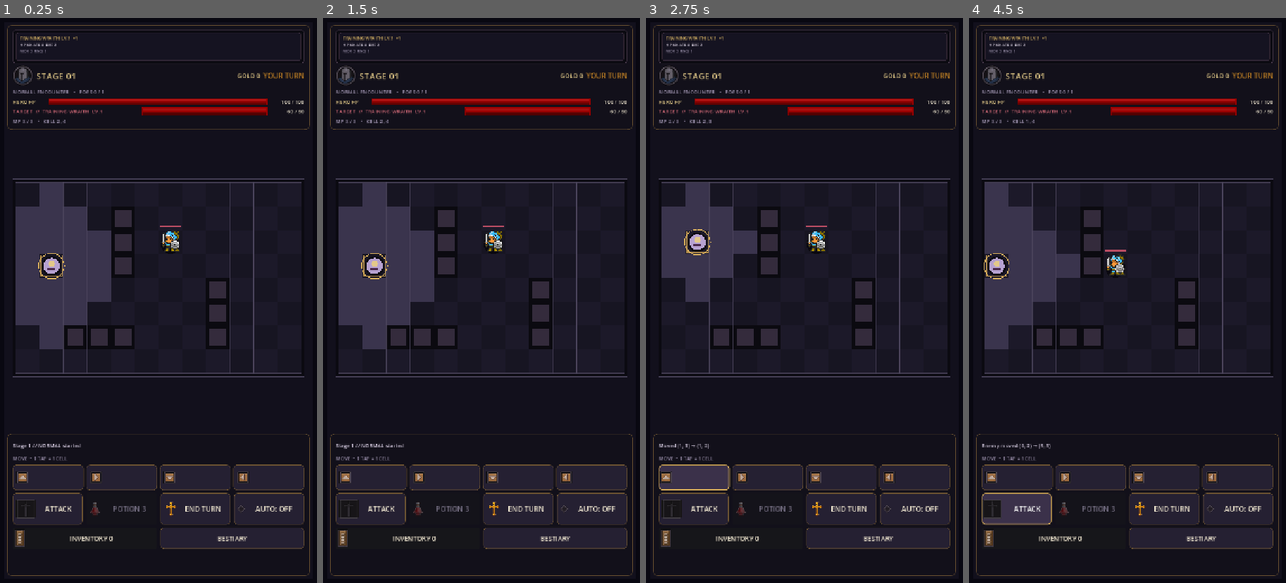
Above: before the commit, frames 1-4 (left to right).
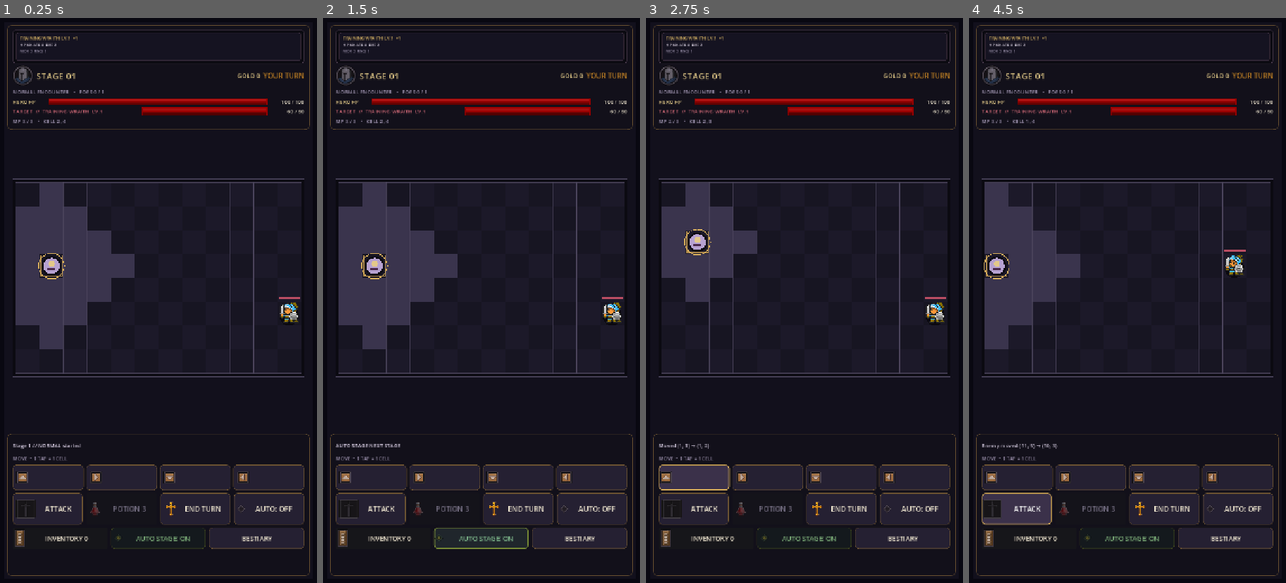
Above: after the commit, the same moments.

Repository: 0xyu/darktest
Game: Godot game, scene res://scenes/world/Main.tscn
Two runs of this game, one before a commit and one after it. Both use one fixed random seed, a clock stepped at 60 frames per second and the inputs below.
Inputs (mouse positions are in pixels of both pictures, inside the frame that each line leads up to):
- Up to frame 1 (0.25 s): no input
- Up to frame 2 (1.5 s): click (481, 537) at 0.5 s, where only the run after the commit has a clickable "AUTO STAGE: ON"; click (481, 537) at 1.25 s, where only the run after the commit has a clickable "AUTO STAGE: OFF"
- Up to frame 3 (2.75 s): click (693, 475) at 2 s
- Up to frame 4 (4.5 s): click (1089, 475) at 2.75 s; click (1165, 475) at 3.5 s; click "ATTACK" at 4.25 s

The runs differ from the first frame. In frame 1, 2.1% of the frame differs, in the area x 14-95%, y 33-94%; in frame 2, 2.3%, in the area x 4-95%, y 33-94%; in frame 3, 2.1%; in frame 4, 2.2%.

Commit message:
auto next stage

Diff:
--- a/scenes/ui/MobileCombatHUD.tscn
+++ b/scenes/ui/MobileCombatHUD.tscn
@@ -543,6 +543,20 @@
 icon = ExtResource("16_inventory")
 text = "INVENTORY 0"
 
+[node name="AutoStageButton" type="Button" parent="Root/BottomPanel/Margin/Content/UtilityRow"]
+unique_name_in_owner = true
+layout_mode = 2
+size_flags_horizontal = 3
+custom_minimum_size = Vector2(0, 48)
+theme_override_colors/font_color = Color(0.941, 0.906, 0.82, 1)
+theme_override_colors/font_disabled_color = Color(0.459, 0.435, 0.514, 1)
+theme_override_font_sizes/font_size = 15
+theme_override_styles/normal = SubResource("StyleButton")
+theme_override_styles/hover = SubResource("StyleButtonHover")
+theme_override_styles/pressed = SubResource("StyleButtonPressed")
+icon = ExtResource("17_auto_off")
+text = "AUTO STAGE: OFF"
+
 [node name="BestiaryButton" type="Button" parent="Root/BottomPanel/Margin/Content/UtilityRow"]
 unique_name_in_owner = true
 layout_mode = 2
--- a/scripts/systems/auto_combat_controller.gd
+++ b/scripts/systems/auto_combat_controller.gd
@@ -6,6 +6,7 @@
 ## next automatic decision is made.
 signal auto_mode_changed(enabled: bool)
 signal auto_action_taken(description: String)
+signal auto_stage_changed(enabled: bool)
 
 @export var player_path: NodePath = NodePath("../Player")
 @export var turn_manager_path: NodePath = NodePath("../TurnManager")
@@ -15,6 +16,10 @@
 @export var use_healing_items: bool = true
 @export_range(0.05, 0.95, 0.05) var healing_item_threshold: float = 0.35
 @export_range(0.01, 2.0, 0.01) var action_delay_seconds: float = 0.05
+
+## When true, AUTO advances to the next stage on victory. When false, AUTO
+## stays on the cleared stage and refreshes its enemies for repeat farming.
+var auto_stage_enabled: bool = true
 
 var _player: PlayerController
 var _turn_manager: TurnManager
@@ -75,6 +80,21 @@
 	set_auto_enabled(false)
 
 
+func set_auto_stage_enabled(enabled: bool) -> void:
+	if auto_stage_enabled == enabled:
+		return
+	auto_stage_enabled = enabled
+	auto_stage_changed.emit(auto_stage_enabled)
+
+
+func is_auto_stage_enabled() -> bool:
+	return auto_stage_enabled
+
+
+func toggle_auto_stage() -> void:
+	set_auto_stage_enabled(not auto_stage_enabled)
+
+
 func _resolve_dependencies() -> void:
 	if _player == null:
 		_player = get_node_or_null(player_path) as PlayerController
@@ -136,21 +156,27 @@
 		return
 	if _turn_manager == null or _turn_manager.get_phase() != TurnState.VICTORY:
 		return
-	if _stage_manager == null or not _stage_manager.start_next_stage():
+	if _stage_manager == null:
+		return
+	var stage_started: bool
+	if auto_stage_enabled:
+		stage_started = _stage_manager.start_next_stage()
+	else:
+		stage_started = _stage_manager.initialize_stage(_stage_manager.stage_state.stage_number)
+	if not stage_started:
 		stop_auto()
 		auto_action_taken.emit("AUTO stopped: next stage could not start")
 
 
 func _on_combat_defeat() -> void:
-	if _auto_enabled:
-		stop_auto()
-		auto_action_taken.emit("AUTO stopped: player defeated")
+	# AUTO stays enabled through the defeat retreat so the idle loop resumes
+	# automatically on the previous stage.
+	pass
 
 
 func _on_player_defeated() -> void:
-	if _auto_enabled:
-		stop_auto()
-		auto_action_taken.emit("AUTO stopped: player defeated")
+	# Fires before combat_defeat from handle_defeat(); AUTO stays enabled.
+	pass
 
 
 func _schedule_decision() -> void:
--- a/scripts/ui/mobile_combat_hud.gd
+++ b/scripts/ui/mobile_combat_hud.gd
@@ -8,6 +8,7 @@
 signal item_requested
 signal end_turn_requested
 signal auto_toggle_requested
+signal auto_stage_toggle_requested
 
 const AUTO_OFF_ICON: Texture2D = preload("res://assets/ui/hud/2_options_off.png")
 const AUTO_ON_ICON: Texture2D = preload("res://assets/ui/hud/2_options_on.png")
@@ -32,6 +33,7 @@
 @onready var _item_button: Button = %ItemButton
 @onready var _end_turn_button: Button = %EndTurnButton
 @onready var _auto_button: Button = %AutoButton
+@onready var _auto_stage_button: Button = %AutoStageButton
 @onready var _inventory_button: Button = %InventoryButton
 @onready var _bestiary_button: Button = %BestiaryButton
 @onready var _critical_label: Label = %CriticalLabel
@@ -60,6 +62,7 @@
 	_item_button.pressed.connect(func() -> void: item_requested.emit())
 	_end_turn_button.pressed.connect(func() -> void: end_turn_requested.emit())
 	_auto_button.pressed.connect(func() -> void: auto_toggle_requested.emit())
+	_auto_stage_button.pressed.connect(func() -> void: auto_stage_toggle_requested.emit())
 	_inventory_button.pressed.connect(_on_inventory_button_pressed)
 	_bestiary_button.pressed.connect(_on_bestiary_button_pressed)
 	_inventory_panel.set_player(_player)
@@ -303,6 +306,7 @@
 		_end_turn_button.text = "END TURN"
 		_end_turn_button.disabled = not player_turn
 	_auto_button.disabled = phase == TurnState.DEFEAT
+	_auto_stage_button.disabled = phase == TurnState.DEFEAT
 	_state_banner.visible = phase == TurnState.VICTORY or phase == TurnState.DEFEAT
 	_state_label.text = "VICTORY" if phase == TurnState.VICTORY else "DEFEAT"
 	_state_label.modulate = Color("89c797") if phase == TurnState.VICTORY else Color("d46a78")
@@ -317,6 +321,14 @@
 	_auto_button.text = "AUTO: ON" if enabled else "AUTO: OFF"
 	_auto_button.icon = AUTO_ON_ICON if enabled else AUTO_OFF_ICON
 	_auto_button.modulate = Color("89c797") if enabled else Color("f0e7d2")
+
+
+func set_auto_stage_mode(enabled: bool) -> void:
+	if _auto_stage_button == null:
+		return
+	_auto_stage_button.text = "AUTO STAGE: ON" if enabled else "AUTO STAGE: OFF"
+	_auto_stage_button.icon = AUTO_ON_ICON if enabled else AUTO_OFF_ICON
+	_auto_stage_button.modulate = Color("89c797") if enabled else Color("f0e7d2")
 
 
 func present_loot(items: Array[EquipmentInstance], new_best_items: Array[EquipmentInstance] = [], source_name: String = "") -> void:
--- a/scripts/world/grid_test.gd
+++ b/scripts/world/grid_test.gd
@@ -21,11 +21,6 @@
 
 
 func _ready() -> void:
-	grid.blocked_cells = [
-		Vector2i(4, 1), Vector2i(4, 2), Vector2i(4, 3),
-		Vector2i(8, 4), Vector2i(8, 5), Vector2i(8, 6),
-		Vector2i(2, 6), Vector2i(3, 6), Vector2i(4, 6),
-	]
 	grid.queue_redraw()
 	player.reset_movement_points()
 	player.moved.connect(_on_player_moved)
@@ -57,9 +52,12 @@
 	hud.item_requested.connect(_on_hud_item_requested)
 	hud.end_turn_requested.connect(_on_hud_end_turn_requested)
 	hud.auto_toggle_requested.connect(_on_hud_auto_toggle_requested)
+	hud.auto_stage_toggle_requested.connect(_on_hud_auto_stage_toggle_requested)
 	auto_combat.attach_systems(player, turn_manager, combat_system, stage_manager, grid)
 	auto_combat.auto_mode_changed.connect(_on_auto_mode_changed)
+	auto_combat.auto_stage_changed.connect(_on_auto_stage_changed)
 	auto_combat.auto_action_taken.connect(_on_auto_action_taken)
+	hud.set_auto_stage_mode(auto_combat.is_auto_stage_enabled())
 	get_viewport().size_changed.connect(_on_viewport_size_changed)
 	_layout_portrait_grid()
 	stage_manager.initialize_stage(1)
@@ -106,9 +104,19 @@
 	auto_combat.toggle_auto()
 
 
+func _on_hud_auto_stage_toggle_requested() -> void:
+	auto_combat.toggle_auto_stage()
+
+
 func _on_auto_mode_changed(enabled: bool) -> void:
 	hud.set_auto_mode(enabled)
 	_last_move_text = "AUTO MODE %s" % ("ENABLED" if enabled else "DISABLED")
+	queue_redraw()
+
+
+func _on_auto_stage_changed(enabled: bool) -> void:
+	hud.set_auto_stage_mode(enabled)
+	_last_move_text = "AUTO STAGE %s" % ("NEXT STAGE" if enabled else "STAY & REFRESH")
 	queue_redraw()
 
 
Not shown, changed: docs/game-design.md
